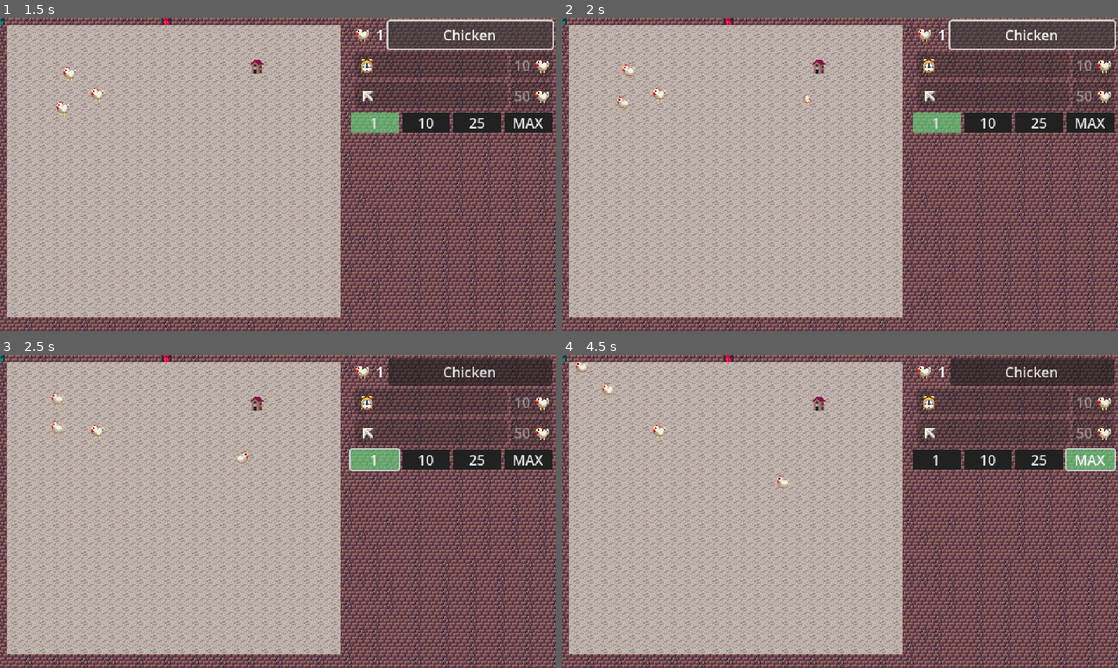
Above: before the commit, frames 1-4 (two rows, left to right).
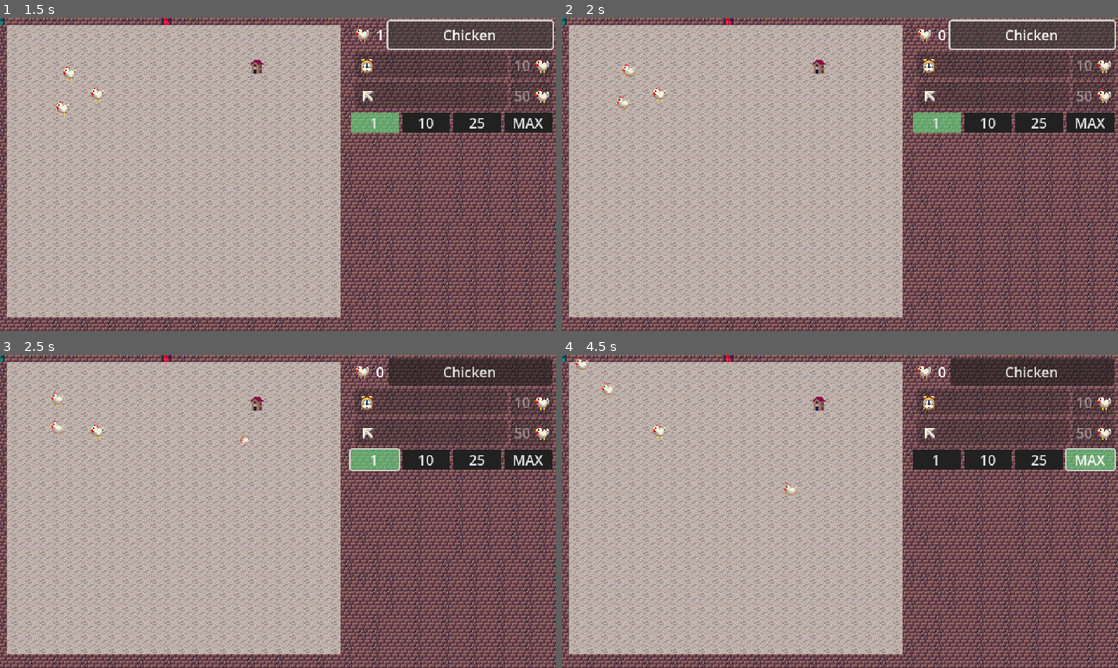
Above: after the commit, the same moments.

Repository: hostdos/WGJ25
Game: Godot game, scene res://scenes/main_menu.tscn
The game is run twice, just before and just after one commit, with the same random seed, the same clock (stepped at 60 frames per second) and the same inputs.
Inputs:
- Up to frame 1 (1.5 s): click "Start" at 0.5 s; click "Chicken" at 1.25 s
- Up to frame 2 (2 s): no input
- Up to frame 3 (2.5 s): click "1" at 2 s
- Up to frame 4 (4.5 s): click "10" at 2.75 s; click "25" at 3.5 s; click "MAX" at 4.25 s

Frame 1 is identical in both runs. In frame 2, less than 0.1% of the frame differs, in the area x 43-69%, y 3-28%; in frame 3, 0.1%; in frame 4, 0.2%, in the area x 2-69%, y 0-46%.

Commit message:
merged game_manager

Diff:
--- a/toy-box-25/scenes/base_chicken.tscn
+++ b/toy-box-25/scenes/base_chicken.tscn
@@ -1,14 +1,22 @@
-[gd_scene load_steps=19 format=3 uid="uid://dvxf7d48sorna"]
+[gd_scene load_steps=24 format=3 uid="uid://dvxf7d48sorna"]
 
 [ext_resource type="Script" uid="uid://bac1o0ph4y4v3" path="res://scenes/chicken/base_chicken.gd" id="1_3jp5v"]
 [ext_resource type="Texture2D" uid="uid://47215jx62oat" path="res://assets/tbj2_sprites_16x16_V4_transp.png" id="1_b13v3"]
 [ext_resource type="Script" uid="uid://dwsww3lftk2tp" path="res://scenes/chicken/state_machine.gd" id="2_85nww"]
 [ext_resource type="Script" uid="uid://l6tc8adsleir" path="res://scenes/chicken/idle.gd" id="3_8cbhj"]
 [ext_resource type="Script" uid="uid://cso8bknlk7hhh" path="res://scenes/chicken/walk.gd" id="4_3jp5v"]
+[ext_resource type="Script" uid="uid://ov74lvqyqjuc" path="res://scenes/chicken/cooked.gd" id="5_3s882"]
 [ext_resource type="Script" uid="uid://b87hmyjskt0ma" path="res://scenes/chicken/peck.gd" id="5_atylx"]
 [ext_resource type="Script" uid="uid://digtjs35ocoye" path="res://scenes/chicken/panic.gd" id="6_3s882"]
 [ext_resource type="Script" uid="uid://dpqge0o5sgbca" path="res://scenes/chicken/launch.gd" id="6_atylx"]
 
+[sub_resource type="CircleShape2D" id="CircleShape2D_3s882"]
+radius = 5.0
+
+[sub_resource type="AtlasTexture" id="AtlasTexture_3s882"]
+atlas = ExtResource("1_b13v3")
+region = Rect2(96, 224, 16, 16)
+
 [sub_resource type="AtlasTexture" id="AtlasTexture_85nww"]
 atlas = ExtResource("1_b13v3")
 region = Rect2(48, 224, 16, 16)
@@ -35,6 +43,14 @@
 
 [sub_resource type="SpriteFrames" id="SpriteFrames_3jp5v"]
 animations = [{
+"frames": [{
+"duration": 1.0,
+"texture": SubResource("AtlasTexture_3s882")
+}],
+"loop": true,
+"name": &"Cooked",
+"speed": 5.0
+}, {
 "frames": [{
 "duration": 1.0,
 "texture": SubResource("AtlasTexture_85nww")
@@ -73,6 +89,60 @@
 "name": &"Walking",
 "speed": 3.0
 }]
+
+[sub_resource type="Animation" id="Animation_hpenm"]
+resource_name = "Cooked"
+
+[sub_resource type="Animation" id="Animation_3s882"]
+length = 0.001
+tracks/0/type = "value"
+tracks/0/imported = false
+tracks/0/enabled = true
+tracks/0/path = NodePath(".:scale")
+tracks/0/interp = 1
+tracks/0/loop_wrap = true
+tracks/0/keys = {
+"times": PackedFloat32Array(0),
+"transitions": PackedFloat32Array(1),
+"update": 0,
+"values": [Vector2(1, 1)]
+}
+tracks/1/type = "value"
+tracks/1/imported = false
+tracks/1/enabled = true
+tracks/1/path = NodePath(".:rotation")
+tracks/1/interp = 1
+tracks/1/loop_wrap = true
+tracks/1/keys = {
+"times": PackedFloat32Array(0),
+"transitions": PackedFloat32Array(1),
+"update": 0,
+"values": [0.0]
+}
+tracks/2/type = "value"
+tracks/2/imported = false
+tracks/2/enabled = true
+tracks/2/path = NodePath(".:collision_layer")
+tracks/2/interp = 1
+tracks/2/loop_wrap = true
+tracks/2/keys = {
+"times": PackedFloat32Array(0),
+"transitions": PackedFloat32Array(1),
+"update": 1,
+"values": [1]
+}
+tracks/3/type = "value"
+tracks/3/imported = false
+tracks/3/enabled = true
+tracks/3/path = NodePath(".:collision_mask")
+tracks/3/interp = 1
+tracks/3/loop_wrap = true
+tracks/3/keys = {
+"times": PackedFloat32Array(0),
+"transitions": PackedFloat32Array(1),
+"update": 1,
+"values": [1]
+}
 
 [sub_resource type="Animation" id="Animation_atylx"]
 resource_name = "Spawn"
@@ -141,76 +211,30 @@
 }]
 }
 
-[sub_resource type="Animation" id="Animation_3s882"]
-length = 0.001
-tracks/0/type = "value"
-tracks/0/imported = false
-tracks/0/enabled = true
-tracks/0/path = NodePath(".:scale")
-tracks/0/interp = 1
-tracks/0/loop_wrap = true
-tracks/0/keys = {
-"times": PackedFloat32Array(0),
-"transitions": PackedFloat32Array(1),
-"update": 0,
-"values": [Vector2(1, 1)]
-}
-tracks/1/type = "value"
-tracks/1/imported = false
-tracks/1/enabled = true
-tracks/1/path = NodePath(".:rotation")
-tracks/1/interp = 1
-tracks/1/loop_wrap = true
-tracks/1/keys = {
-"times": PackedFloat32Array(0),
-"transitions": PackedFloat32Array(1),
-"update": 0,
-"values": [0.0]
-}
-tracks/2/type = "value"
-tracks/2/imported = false
-tracks/2/enabled = true
-tracks/2/path = NodePath(".:collision_layer")
-tracks/2/interp = 1
-tracks/2/loop_wrap = true
-tracks/2/keys = {
-"times": PackedFloat32Array(0),
-"transitions": PackedFloat32Array(1),
-"update": 1,
-"values": [1]
-}
-tracks/3/type = "value"
-tracks/3/imported = false
-tracks/3/enabled = true
-tracks/3/path = NodePath(".:collision_mask")
-tracks/3/interp = 1
-tracks/3/loop_wrap = true
-tracks/3/keys = {
-"times": PackedFloat32Array(0),
-"transitions": PackedFloat32Array(1),
-"update": 1,
-"values": [1]
-}
-
 [sub_resource type="AnimationLibrary" id="AnimationLibrary_hpenm"]
 _data = {
+&"Cooked": SubResource("Animation_hpenm"),
 &"RESET": SubResource("Animation_3s882"),
 &"Spawn": SubResource("Animation_atylx")
 }
+
+[sub_resource type="AtlasTexture" id="AtlasTexture_l1jkw"]
+atlas = ExtResource("1_b13v3")
+region = Rect2(160, 96, 16, 16)
 
 [node name="BaseChicken" type="CharacterBody2D"]
 input_pickable = true
 script = ExtResource("1_3jp5v")
 
-[node name="ChickenCollider" type="CollisionPolygon2D" parent="."]
-unique_name_in_owner = true
-position = Vector2(-1.0325544, 0.23819318)
-polygon = PackedVector2Array(1.0325544, -3.2381933, 6.0325546, -3.2381933, 9.032555, -0.23819315, 6.0325546, 6.761807, -1.9674456, 6.761807, -6.9674454, -2.2381933, -3.9674456, -6.238193, 1.0325544, -6.238193)
+[node name="ChickenCollider" type="CollisionShape2D" parent="."]
+unique_name_in_owner = true
+position = Vector2(1, 2)
+shape = SubResource("CircleShape2D_3s882")
 
 [node name="ChickenAnimation" type="AnimatedSprite2D" parent="."]
 unique_name_in_owner = true
 sprite_frames = SubResource("SpriteFrames_3jp5v")
-animation = &"Panic"
+animation = &"Cooked"
 
 [node name="StateTimer" type="Timer" parent="."]
 
@@ -220,14 +244,22 @@
 initial_state = NodePath("Idle")
 
 [node name="Idle" type="Node" parent="StateMachine"]
+unique_name_in_owner = true
 script = ExtResource("3_8cbhj")
 metadata/_custom_type_script = "uid://c48o61p5bmeik"
 
+[node name="Cooked" type="Node" parent="StateMachine"]
+unique_name_in_owner = true
+script = ExtResource("5_3s882")
+metadata/_custom_type_script = "uid://c48o61p5bmeik"
+
 [node name="Walk" type="Node" parent="StateMachine"]
+unique_name_in_owner = true
 script = ExtResource("4_3jp5v")
 metadata/_custom_type_script = "uid://c48o61p5bmeik"
 
 [node name="Launch" type="Node" parent="StateMachine"]
+unique_name_in_owner = true
 script = ExtResource("6_atylx")
 metadata/_custom_type_script = "uid://c48o61p5bmeik"
 
@@ -249,3 +281,9 @@
 libraries = {
 &"": SubResource("AnimationLibrary_hpenm")
 }
+
+[node name="GPUParticles2D" type="GPUParticles2D" parent="."]
+use_parent_material = true
+emitting = false
+texture = SubResource("AtlasTexture_l1jkw")
+one_shot = true
--- a/toy-box-25/scenes/chicken/base_chicken.gd
+++ b/toy-box-25/scenes/chicken/base_chicken.gd
@@ -7,17 +7,30 @@
 	input_pickable = true
 	# 2. Connect the mouse hover signal
 	mouse_entered.connect(_on_mouse_entered)
+	input_event.connect(_on_input_event)
+
 
 # Called every frame. 'delta' is the elapsed time since the previous frame.
 func _process(delta: float) -> void:
 	pass
 
+func _on_input_event(_viewport: Node, event: InputEvent, _shape_idx: int) -> void:
+	if event is InputEventMouseButton and event.pressed and event.button_index == MOUSE_BUTTON_LEFT:
+		cook_him()
+
 func start_panic():
 	%StateMachine.change_state("Panic")
 
 func _on_mouse_entered() -> void:
-	print("trying to start panic")
-	start_panic()
+	if %StateMachine.current_state != %Cooked:
+		print("trying to start panic")
+		start_panic()
+
+func cook_him():
+	if %StateMachine.current_state != %Cooked:
+		%StateMachine.change_state("Cooked")
+	if %StateMachine.current_state == %Cooked:
+		print("consume chicken")
 
 func panic_him():
 	%StateMachine.change_state("Panic")
--- /dev/null
+++ b/toy-box-25/scenes/chicken/cooked.gd
@@ -0,0 +1,13 @@
+extends ChickenState
+
+func enter():
+	print("he cooked")
+	chicken.velocity = Vector2.ZERO
+	%ChickenAnimation.play("Cooked") # Or "idle" if you have it
+	%ChickenAnimationPlayer.play("Cooked")
+	%ChickenAnimation.frame = 1 # Stand on specific frame
+
+
+func update(delta: float):
+	#if user clicks me then i get consumed and a example function is called
+	pass
--- a/toy-box-25/scenes/chicken/launch.gd
+++ b/toy-box-25/scenes/chicken/launch.gd
@@ -6,15 +6,11 @@
 var velocity_vector: Vector2 = Vector2.ZERO
 
 func enter():
-	print("he launched")
-	print(chicken.velocity)
-	#@TODO Make chicken non-collision, stop Launch after 2 Seconds
 	%ChickenAnimationPlayer.play("Spawn")
 	%ChickenAnimation.play("Launch")
 
 func update(delta: float):
 	# 1. Apply Velocity
-	print(chicken.velocity)
 	chicken.move_and_slide()
 
 	# 3. Visuals
--- a/toy-box-25/scenes/chicken/panic.gd
+++ b/toy-box-25/scenes/chicken/panic.gd
@@ -12,10 +12,7 @@
 	pass
 
 func enter():
-	print("maybe starting panic")
-	print(%PanicTimer.is_stopped())
 	if %PanicTimer.is_stopped():
-		print("really panicking now")
 		%ChickenAnimation.play("Panic") # Or "idle" if you have it
 		move_dir = Vector2(randf_range(-1,1), randf_range(-1,1)).normalized()
 		walk_timer = randf_range(panic_duration.x, panic_duration.y)
--- a/toy-box-25/scenes/chicken_coop.gd
+++ b/toy-box-25/scenes/chicken_coop.gd
@@ -4,15 +4,12 @@
 @export var spawn_state: ChickenState
 @export var chicken_scene: PackedScene
 @export var launch_velocity: float = 50.0
-var spawn_timer: Timer
 var spawn_queue: int = 0
 
 # Called when the node enters the scene tree for the first time.
 func _ready() -> void:
 	GameManager.amount_chickens_changed.connect(queue_chicken)
-	spawn_timer = %SpawnTimer
-	spawn_timer.timeout.connect(queue_check)
-	spawn_timer.start()
+	GameManager.global_timer.timeout.connect(queue_check)
 	pass # Replace with function body.
 
 
@@ -33,15 +30,14 @@
 		var instance = chicken_scene.instantiate()
 		instance.scale = Vector2(0.1,0.1)
 		spawn_queue -= amount
+		GameManager.amount_chickens -= amount
 
 		# set pos
 		instance.global_position = get_random_position()
 
 		# launch the mfer
 		instance.find_child("StateMachine").initial_state = spawn_state
-		print(instance.velocity)
 		launch_him(instance)
-		print(instance.velocity)
 		# add chicken as child of main scene instead of spawner
 		get_parent().call_deferred("add_child",instance)
 
--- a/toy-box-25/scenes/game_manager.gd
+++ b/toy-box-25/scenes/game_manager.gd
@@ -7,3 +7,5 @@
 		var amount_gained = new_amount_chickens - amount_chickens
 		amount_chickens = new_amount_chickens
 		amount_chickens_changed.emit(amount_gained)
+
+@onready var global_timer: Timer = %GlobalClock
--- a/toy-box-25/scenes/game_manager.tscn
+++ b/toy-box-25/scenes/game_manager.tscn
@@ -4,3 +4,7 @@
 
 [node name="GameManager" type="Node"]
 script = ExtResource("1_hwd4i")
+
+[node name="GlobalClock" type="Timer" parent="."]
+unique_name_in_owner = true
+autostart = true
Not shown, added: toy-box-25/scenes/chicken/cooked.gd.uid
Not shown: 1 places in toy-box-25/scenes/ui/image_in_ui.tscn that only renumber resources
